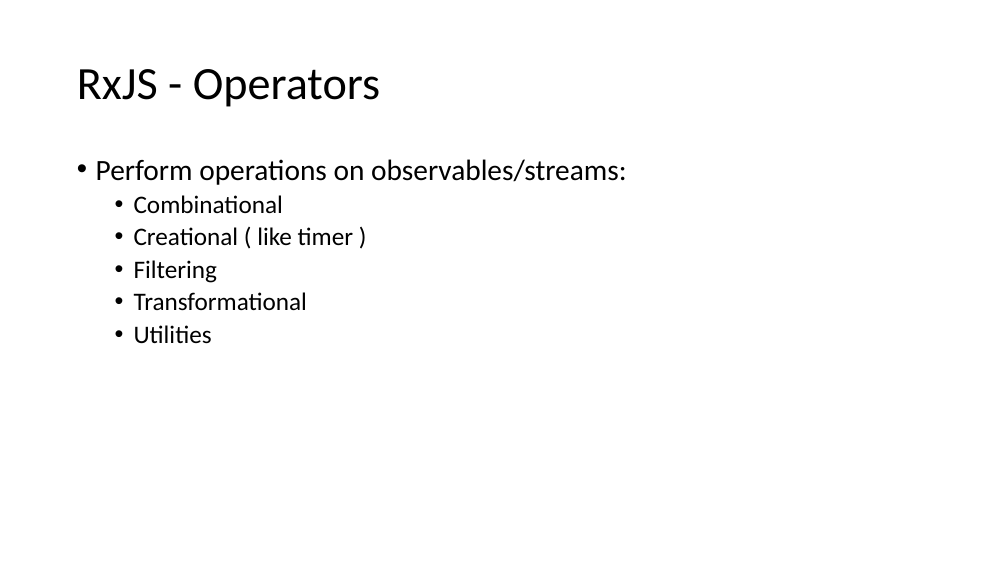
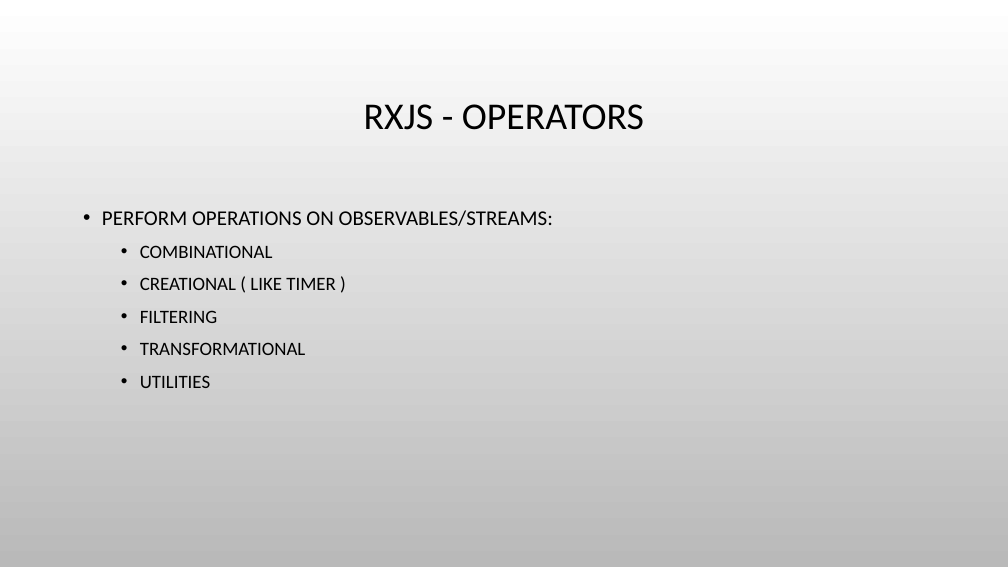
Before and after one commit to bertleemput/reactive-demo, a slide deck: slide 11 of Reactive Programming.pptx (slide 10 before the commit). Drawn at 1008x567 pixels with LibreOffice and Linux fonts; fonts in the diff are those of the drawing; background and template pictures are left out. Boxes give left, top, right and bottom in pixels: in the first picture for what was removed or moved away, otherwise in the second. Text is boxed around its words. In the diff, an @@ line names an element or a change of style, - is before the commit and + after.

```diff
--- a/Reactive Programming.pptx
+++ b/Reactive Programming.pptx
@@ background #FFFFFF to picture (left out) @@
@@ title at <box>364,104,644,130</box>: text changed; size 44 to 36 pt @@
-RxJS - Operators
+RXJS - OPERATORS
@@ text at <box>102,210,553,388</box>: text changed; size 24 to 18 pt @@
-• Perform operations on observables/streams:
-  • Combinational
-  • Creational ( like timer )
-  • Filtering
-  • Transformational
-  • Utilities
+• PERFORM OPERATIONS ON OBSERVABLES/STREAMS:
+  • COMBINATIONAL
+  • CREATIONAL ( LIKE TIMER )
+  • FILTERING
+  • TRANSFORMATIONAL
+  • UTILITIES
```
Also in this commit, not shown: 12 other slides changed, 4 slides added.
